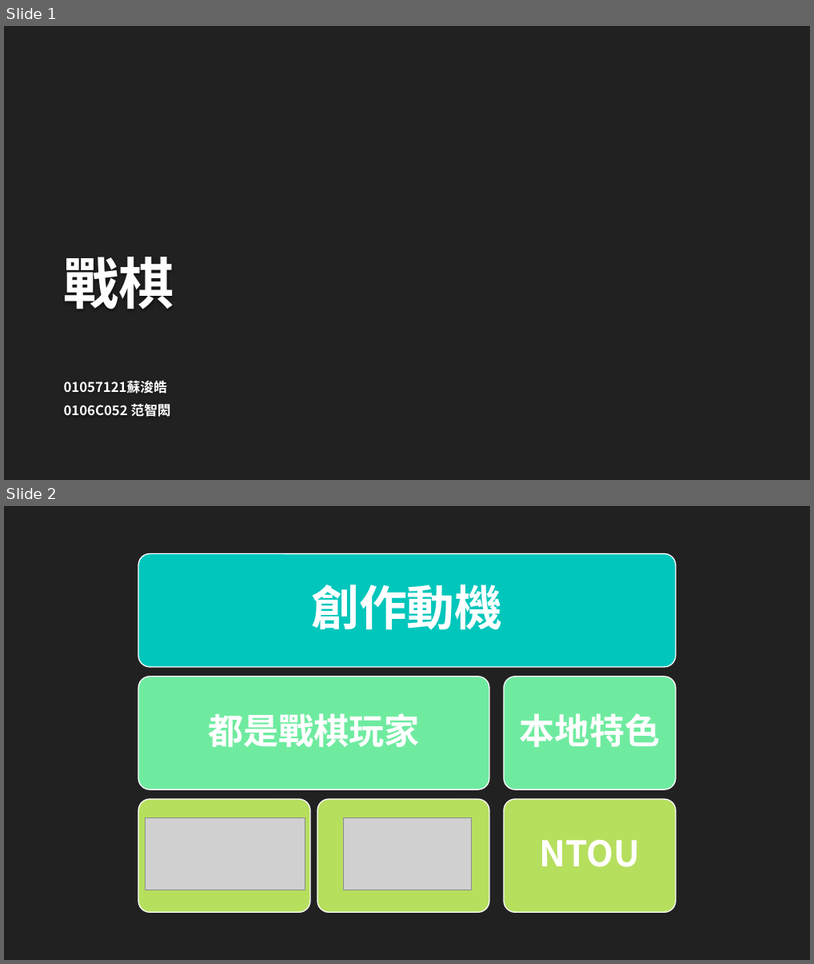
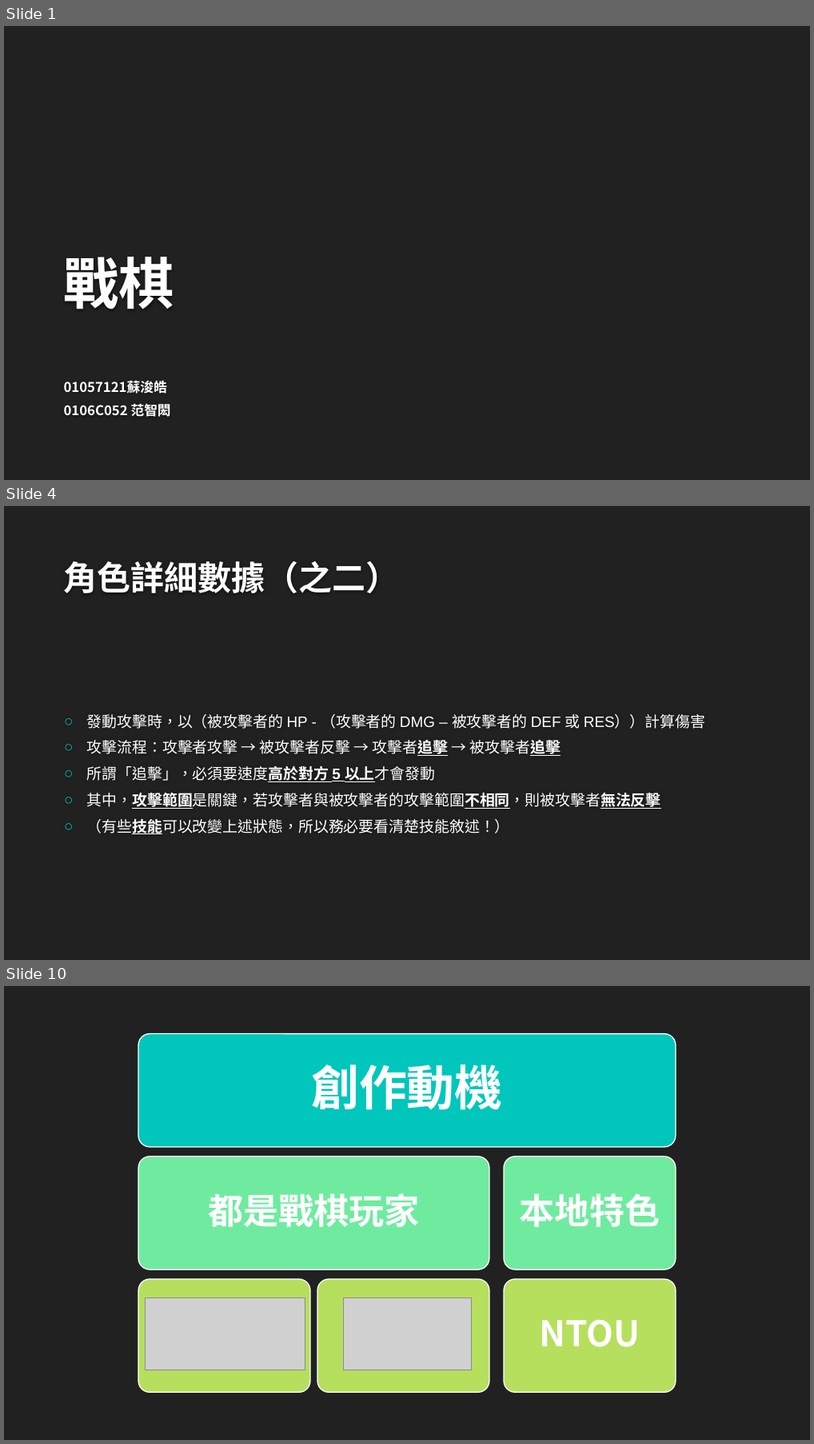
Before and after one commit to R1Vix/tRPG, a slide deck: 說明.pptx. Shown one above the other, each under a label of ours: slides 1 and 2 before the commit, slides 1, 4 and 10 after it; the slides between them are not shown. The pictures are 814x964 and 814x1444 pixels, drawn with LibreOffice and Linux fonts; fonts in the diff are those of the drawing; grey boxes stand for pictures; background and template pictures are left out. Boxes give left, top, right and bottom in pixels: in the first picture for what was removed or moved away, otherwise in the second. Text is boxed around its words. In the diff, an @@ line names an element or a change of style, - is before the commit and + after.

```diff
--- a/說明.pptx
+++ b/說明.pptx
@@ slide 4 added at <box>4,506,810,960</box>, background #212121 @@
@@ title added at <box>64,561,400,593</box>, 40 pt, text #FEFEFE, bold @@
+角色詳細數據（之二）
@@ text added at <box>87,714,706,834</box>, 18 pt, text #FFFFFF @@
+○ 發動攻擊時，以（被攻擊者的 HP - （攻擊者的 DMG – 被攻擊者的 DEF 或 RES））計算傷害
+○ 攻擊流程：攻擊者攻擊 → 被攻擊者反擊 → 攻擊者追擊 → 被攻擊者追擊
+○ 所謂「追擊」，必須要速度高於對方 5 以上才會發動
+○ 其中，攻擊範圍是關鍵，若攻擊者與被攻擊者的攻擊範圍不相同，則被攻擊者無法反擊
+○ （有些技能可以改變上述狀態，所以務必要看清楚技能敘述！）
@@ what was slide 2 is now slide 10 @@
```
Also in this commit, not shown: 1 slide changed, 7 other slides added, 1 slide removed.
